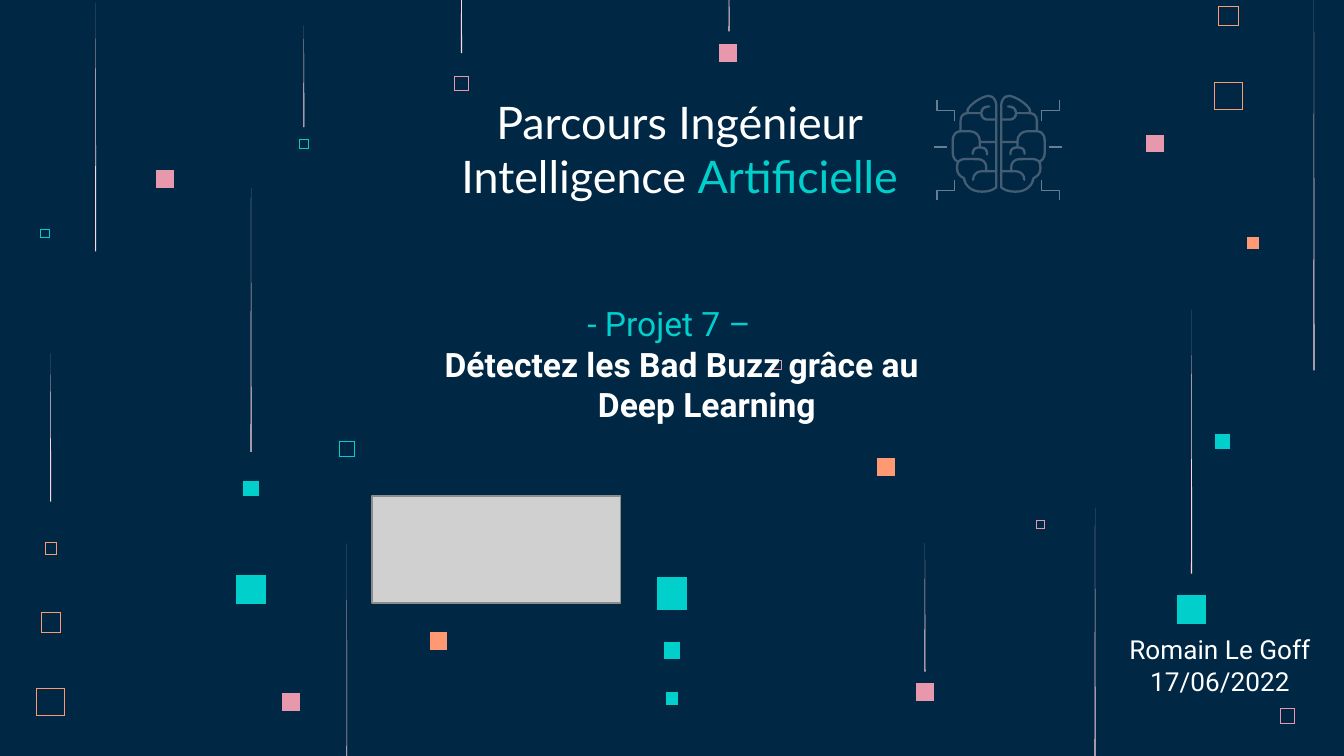
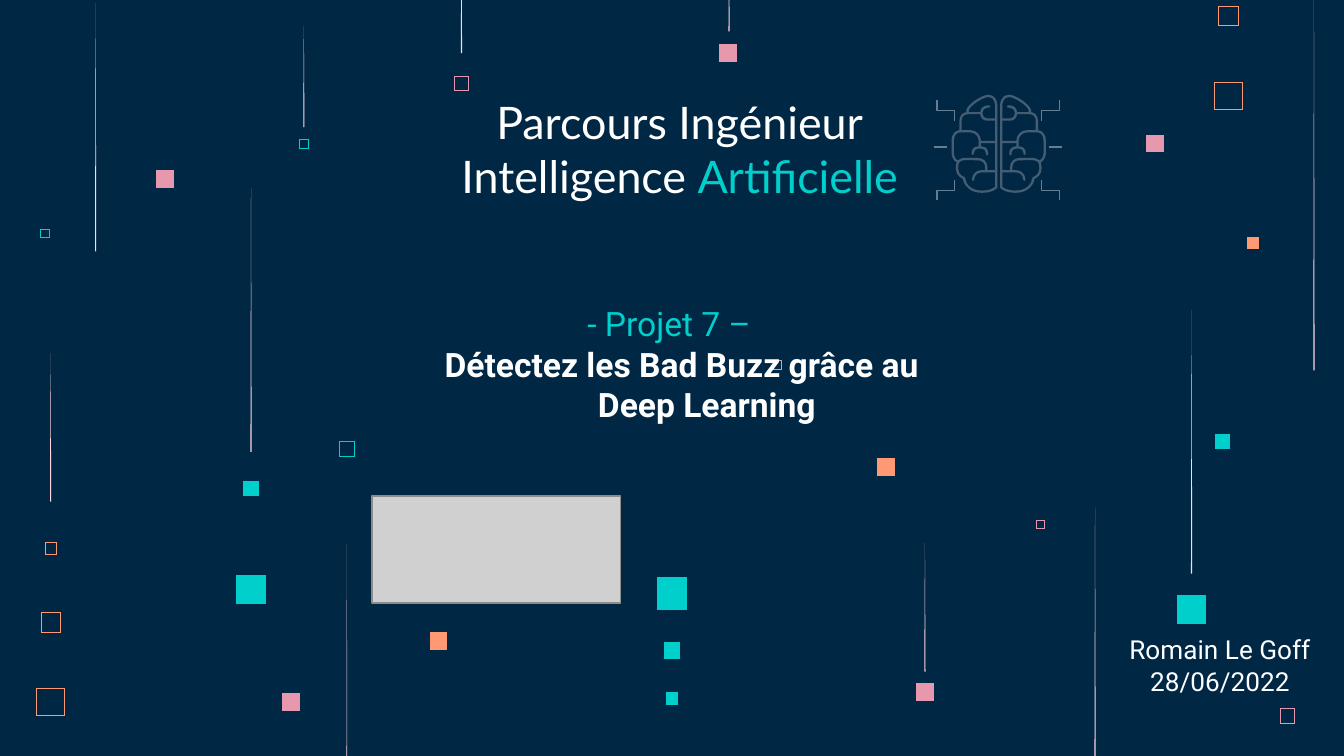
Before and after one commit to Deviluna29/oc_ingenieur-ia_p7, a slide deck: slide 1 of P07_07_presentation.pptx. Drawn at 1344x756 pixels with LibreOffice and Linux fonts; fonts in the diff are those of the drawing; grey boxes stand for pictures. Boxes give left, top, right and bottom in pixels: in the first picture for what was removed or moved away, otherwise in the second. Text is boxed around its words. In the diff, an @@ line names an element or a change of style, - is before the commit and + after.

```diff
--- a/P07_07_presentation.pptx
+++ b/P07_07_presentation.pptx
@@ text at [1150,672,1289,693]: text changed @@
-17/06/2022
+28/06/2022
```
Also in this commit, not shown: 1 other slide changed, 1 slide added, 3 other files.
